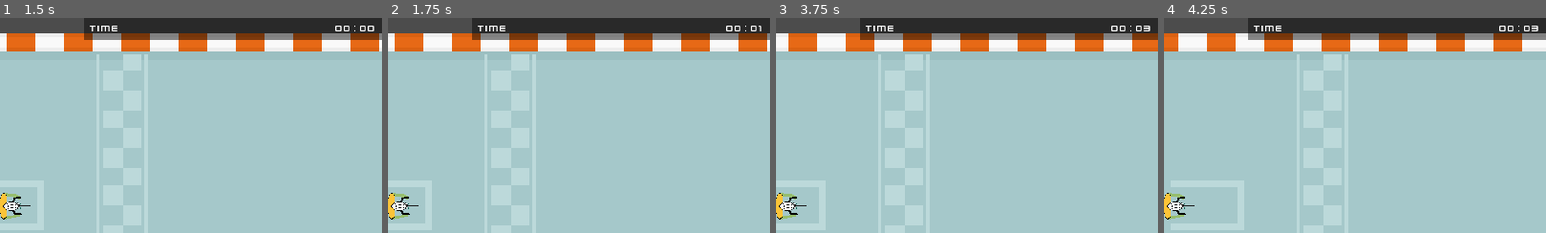
Above: before the commit, frames 1-4 (left to right).
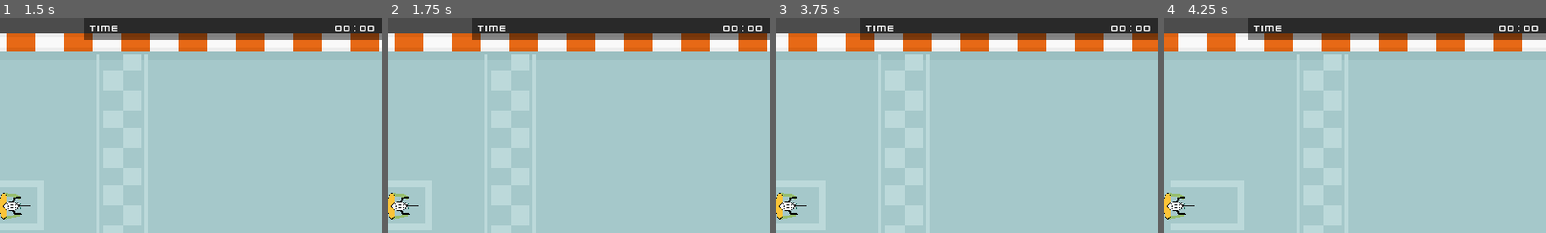
Above: after the commit, the same moments.

Repository: ivangoncharuk/Tour-de-Towson
Game: Godot game, scene res://UI/menus/Menu.tscn
The game is run twice, just before and just after one commit, with the same random seed, the same clock (stepped at 60 frames per second) and the same inputs.
Inputs:
- Up to frame 1 (1.5 s): click "Start" at 0.5 s; click "Debug Draw" at 1.25 s
- Up to frame 2 (1.75 s): no input
- Up to frame 3 (3.75 s): click "Infinite Stamina" at 2 s; hold D (steer_right) 2.78-3.53 s; tap Enter at 3.5 s; hold S (brake) from 3.53 s (still down)
- Up to frame 4 (4.25 s): keep holding S (brake)
The pictures show only the part of the screen within x 50-100%, y 6-56%; the shares and areas given below are measured in that part.

Frame 1 is identical in both runs. In frame 2, 0.2% of the frame differs, in the area x 87-98%, y 3-7%; in frame 3, less than 0.1%; in frame 4, less than 0.1%.

Commit message:
Connected finish line signal to player

Diff:
--- a/Levels/Level.tscn
+++ b/Levels/Level.tscn
@@ -265,3 +265,5 @@
 position = Vector2( 478, 1799 )
 scale = Vector2( 13.4442, 1 )
 _next_checkpoint = NodePath("../Finish")
+
+[connection signal="body_entered" from="Checkpoints/Finish" to="Player" method="_on_Finish_body_entered"]
--- a/Player/Player.gd
+++ b/Player/Player.gd
@@ -32,12 +32,12 @@
 export var stamina_regeneration: float = 0.05
 var stamina: float = max_stamina # <== starting stamina value
 
+
 func _ready() -> void:
-	is_timer_on = true
 	pass
 
 func set_current_time(time: float) -> void:
-	printerr("accessed private method! Tried to set _time = %1.1f" % time)
+	print("set_current_time called! time = %1f" % time)
 
 func get_current_time() -> float:
 	return _time
@@ -121,3 +121,7 @@
 	elif d < 0:
 		velocity = -new_heading * min(velocity.length(), max_speed_reverse)
 	rotation = new_heading.angle()
+
+
+func _on_Finish_body_entered(body: Node):
+	is_timer_on = true
--- a/Singletons/Global.gd
+++ b/Singletons/Global.gd
@@ -14,7 +14,6 @@
 # - Lap counter
 func increment_lap_counter():
 	_lap_counter += 1
-	print(_lap_counter)
 
 func get_lap_counter() -> int:
 	return _lap_counter
